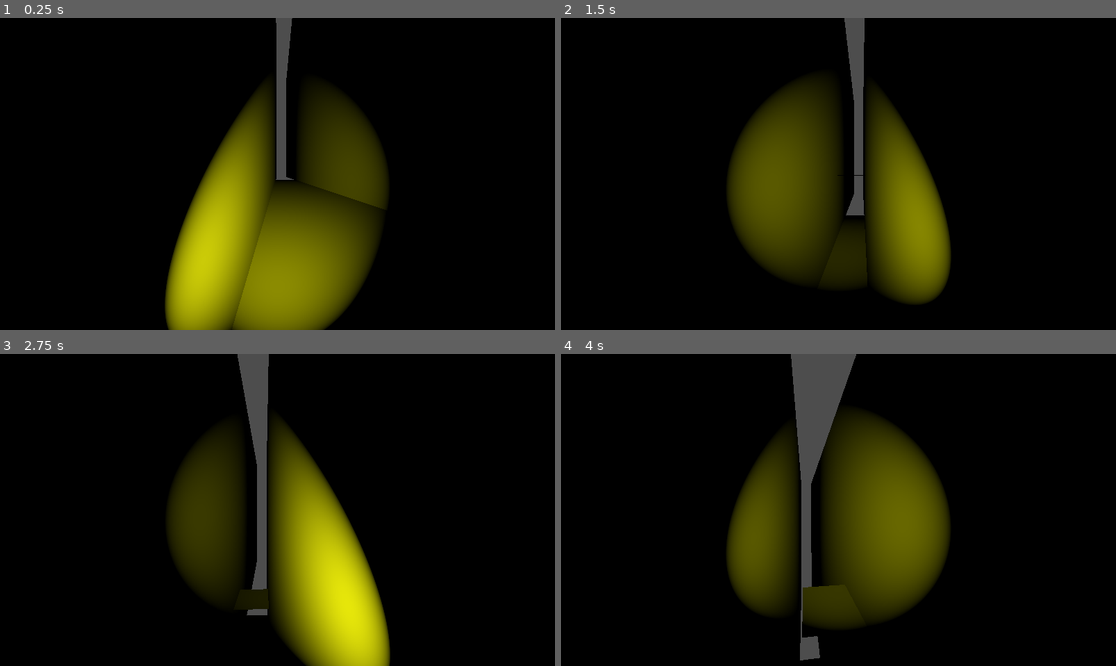
Above: before the commit, frames 1-4 (two rows, left to right).
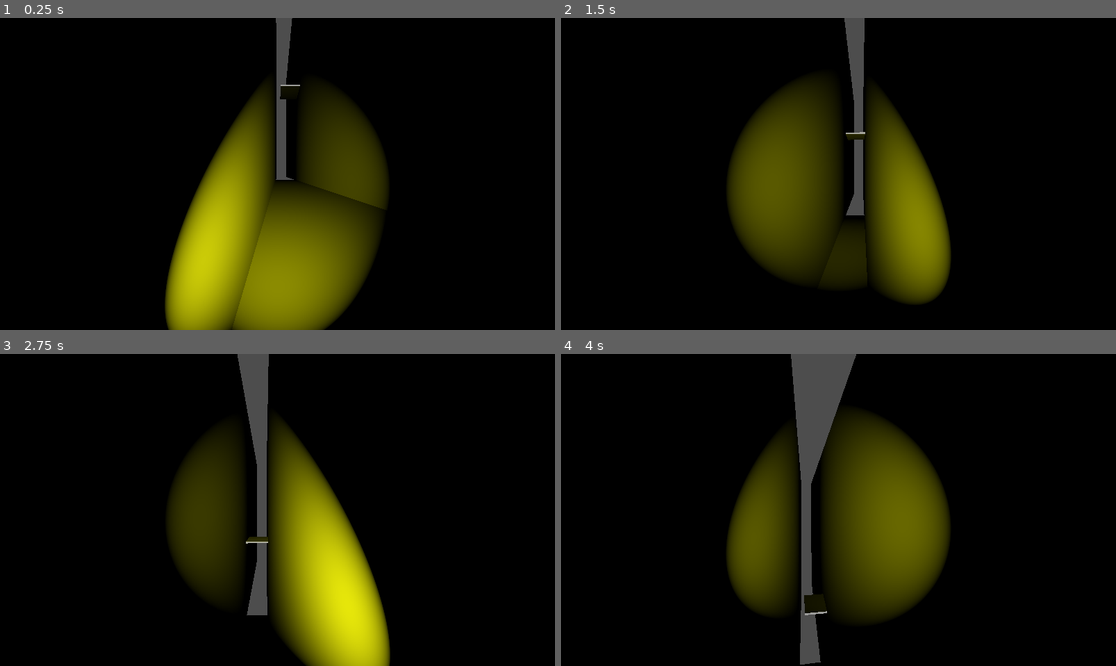
Above: after the commit, the same moments.

Repository: Isabeautiful/density-shift-game
Game: Godot game, scene res://Scenes/Tutorial/TestLevel.tscn
Same seed, same stepped clock (60 frames per second), same inputs: the game is played once before the commit and once after it.
Inputs (mouse positions are in pixels of both pictures, inside the frame that each line leads up to):
- Up to frame 1 (0.25 s): no input
- Up to frame 2 (1.5 s): tap Enter at 0.5 s; move the mouse to (866, 174) at 0.52 s; hold D (move_right) 0.53-1.28 s; hold Shift (break_floor) 0.53-1.28 s; tap Space (jump) at 0.77 s; move the mouse to (810, 174) at 1.27 s; hold W (move_back) from 1.28 s (still down); tap S (move_foward) at 1.35 s
- Up to frame 3 (2.75 s): tap Space (jump) at 1.52 s; move the mouse to (288, 503) at 2.02 s; release W (move_back) at 2.03 s; hold D (move_right) from 2.03 s (still down); hold 2 (toggle_heavy) from 2.03 s (still down)
- Up to frame 4 (4 s): move the mouse to (832, 516) at 2.77 s; release 2 (toggle_heavy) at 2.78 s; tap 1 (toggle_light) at 2.85 s; tap Space (jump) at 3.02, 3.77 s; move the mouse to (877, 513) at 3.52 s; release D (move_right) at 3.53 s; hold A (move_left) from 3.53 s (still down); hold Shift (break_floor) from 3.53 s (still down)

The runs differ from the first frame. In frame 1, less than 0.1% of the frame differs, in the area x 50-55%, y 21-27%; in frame 2, less than 0.1%; in frame 3, 0.3%; in frame 4, 1.0%, in the area x 43-52%, y 74-100%.

Commit message:
altera floor

Diff:
--- a/Scenes/Floor/floor.tscn
+++ b/Scenes/Floor/floor.tscn
@@ -1,12 +1,10 @@
-[gd_scene load_steps=3 format=3 uid="uid://boh1chc0c1iog"]
+[gd_scene load_steps=4 format=3 uid="uid://boh1chc0c1iog"]
 
-[ext_resource type="Script" path="res://Scenes/Floor/floor.gd" id="1_ysx5j"]
+[ext_resource type="Script" uid="uid://cd885h4mh1jrf" path="res://Scenes/Floor/floor.gd" id="1_ysx5j"]
 
-[sub_resource type="BoxShape3D" id="BoxShape3D_7mudv"]
-size = Vector3(13.902283, 0.001, 10.008343)
+[sub_resource type="BoxShape3D" id="BoxShape3D_ysx5j"]
 
-[sub_resource type="PlaneMesh" id="PlaneMesh_ysx5j"]
-size = Vector2(14, 10)
+[sub_resource type="BoxMesh" id="BoxMesh_dxibv"]
 
 [node name="Floor" type="StaticBody3D"]
 script = ExtResource("1_ysx5j")
@@ -14,8 +12,8 @@
 
 [node name="CollisionShape3D" type="CollisionShape3D" parent="."]
 transform = Transform3D(1, 0, 0, 0, 1, 0, 0, 0, 1, 7.326474, 0.031774998, 0.021165848)
-shape = SubResource("BoxShape3D_7mudv")
+shape = SubResource("BoxShape3D_ysx5j")
 
 [node name="MeshInstance3D" type="MeshInstance3D" parent="."]
 transform = Transform3D(1, 0, 0, 0, 1, 0, 0, 0, 1, 7.3256183, 0, 0)
-mesh = SubResource("PlaneMesh_ysx5j")
+mesh = SubResource("BoxMesh_dxibv")
--- a/Scenes/TowerFloor/TowerFloor.gd
+++ b/Scenes/TowerFloor/TowerFloor.gd
@@ -190,20 +190,40 @@
 		var mesh_instance = floor_instance.get_node("MeshInstance3D")
 		var collision_shape = floor_instance.get_node("CollisionShape3D")
 
-		if mesh_instance and mesh_instance.mesh is PlaneMesh:
-			var mesh_size = Vector2(randf_range(3, 8), randf_range(3, 8))
-			mesh_instance.mesh.size = mesh_size
-
-		if collision_shape and collision_shape.shape is BoxShape3D:
-			collision_shape.shape.size = Vector3(
-				randf_range(3, 8),
-				0.1,
-				randf_range(3, 8)
-			)
+		# Defina tamanhos fixos para testar primeiro
+		var floor_width = randf_range(3, 8)
+		var floor_depth = randf_range(3, 8)
+		var floor_thickness = 0.3  # Tamanho fixo para testar
+
+		# MODIFICAÇÃO: Ajustar o mesh
+		if mesh_instance:
+			# Crie um novo BoxMesh se necessário
+			var new_mesh = BoxMesh.new()
+			new_mesh.size = Vector3(floor_width, floor_thickness, floor_depth)
+			mesh_instance.mesh = new_mesh
+
+		# MODIFICAÇÃO: Ajustar a colisão
+		if collision_shape:
+			# Crie um novo BoxShape3D se necessário
+			var new_shape = BoxShape3D.new()
+			new_shape.size = Vector3(floor_width, floor_thickness, floor_depth)
+			collision_shape.shape = new_shape
 
 		if randf() < fragile_floor_chance:
 			floor_instance.Floor_type = 1
+			# Adiciona um material vermelho para pisos frágeis
+			var material = StandardMaterial3D.new()
+			material.albedo_color = Color(0.8, 0.3, 0.3)
+			mesh_instance.material_override = material
 		else:
 			floor_instance.Floor_type = 0
+			# Adiciona um material cinza para pisos sólidos
+			var material = StandardMaterial3D.new()
+			material.albedo_color = Color(0.6, 0.6, 0.6)
+			mesh_instance.material_override = material
 
 		$FloatingFloors.add_child(floor_instance)
+
+		# DEBUG: Verifique se a colisão está sendo aplicada
+		print("Piso criado em: ", Vector3(pos_x, height, pos_z),
+			  " Tamanho: ", Vector3(floor_width, floor_thickness, floor_depth))
